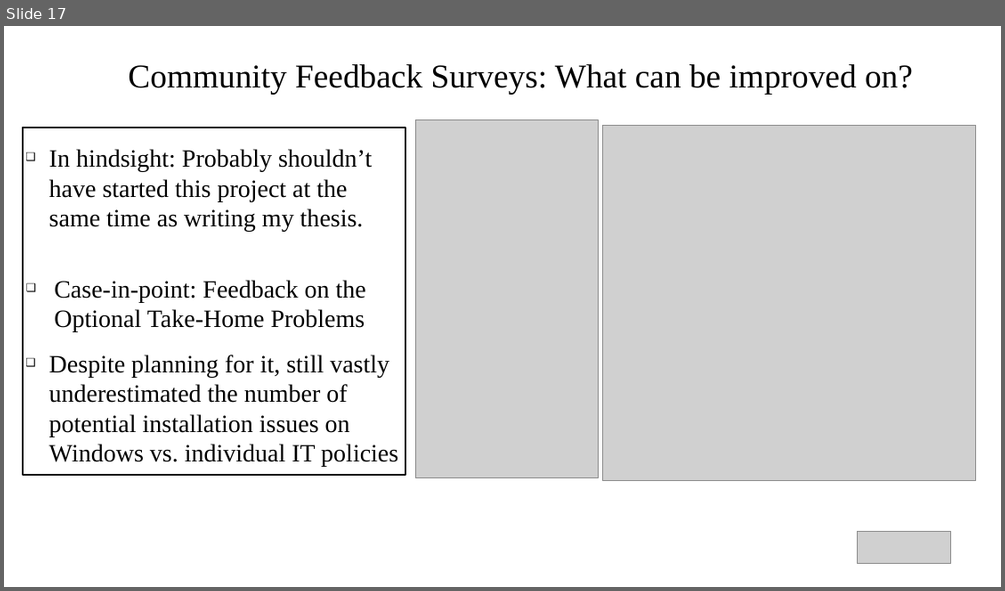
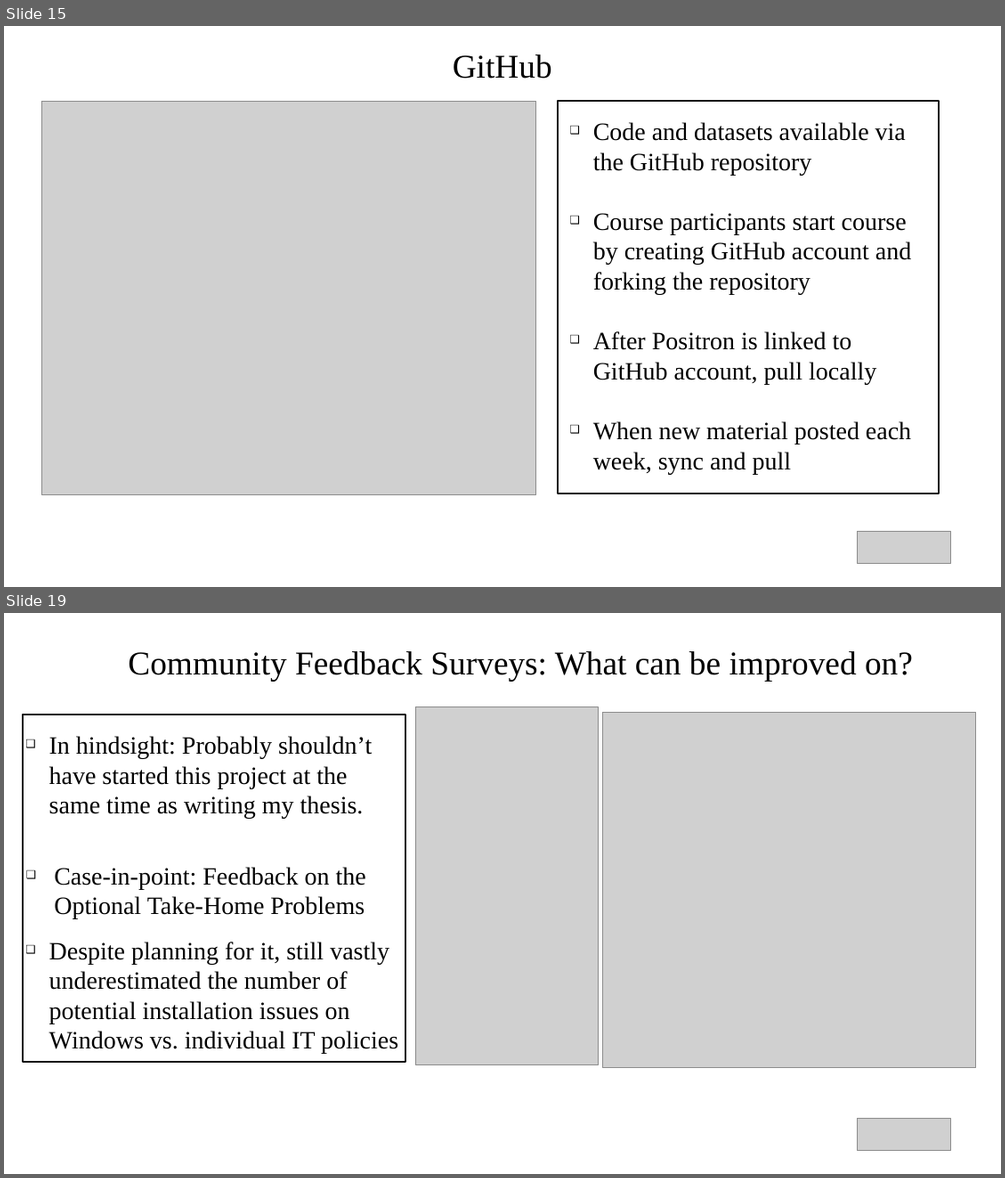
Before and after one commit to DavidRach/CytometryIn_Bioc2026, a slide deck: DavidRach_CytometryInR_BioC2026.pptx. Shown one above the other, each under a label of ours: slide 17 before the commit, slides 15 and 19 after it; the slides between them are not shown. The pictures are 1005x591 and 1005x1178 pixels, drawn with LibreOffice and Linux fonts; fonts in the diff are those of the drawing; grey boxes stand for pictures. Boxes give left, top, right and bottom in pixels: in the first picture for what was removed or moved away, otherwise in the second. Text is boxed around its words. In the diff, an @@ line names an element or a change of style, - is before the commit and + after.

```diff
--- a/DavidRach_CytometryInR_BioC2026.pptx
+++ b/DavidRach_CytometryInR_BioC2026.pptx
@@ slide 15 added at [4,26,1001,587], background #FFFFFF @@
@@ title added at [453,54,552,79], 32 pt, text #000000 @@
+GitHub
@@ picture added at [41,101,535,495] @@
@@ rectangle added at [558,101,938,493], fill #FFFFFF, outline #111111 1.45 pt @@
@@ text added at [593,122,911,474], 24 pt, text #000000 @@
+❑ Code and datasets available via the GitHub repository
+❑ Course participants start course by creating GitHub account and forking the repository
+❑ After Positron is linked to GitHub account, pull locally
+❑ When new material posted each week, sync and pull
@@ picture added at [858,531,951,564] @@
@@ what was slide 17 is now slide 19 @@
```
Also in this commit, not shown: 10 slides changed, 6 other slides added, 5 slides removed, 2 other files.
